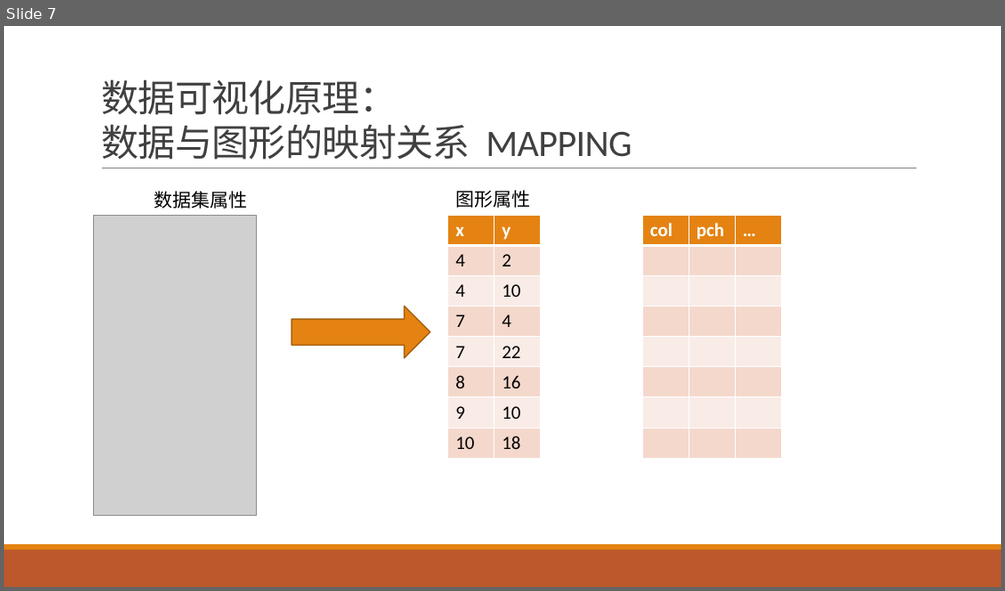
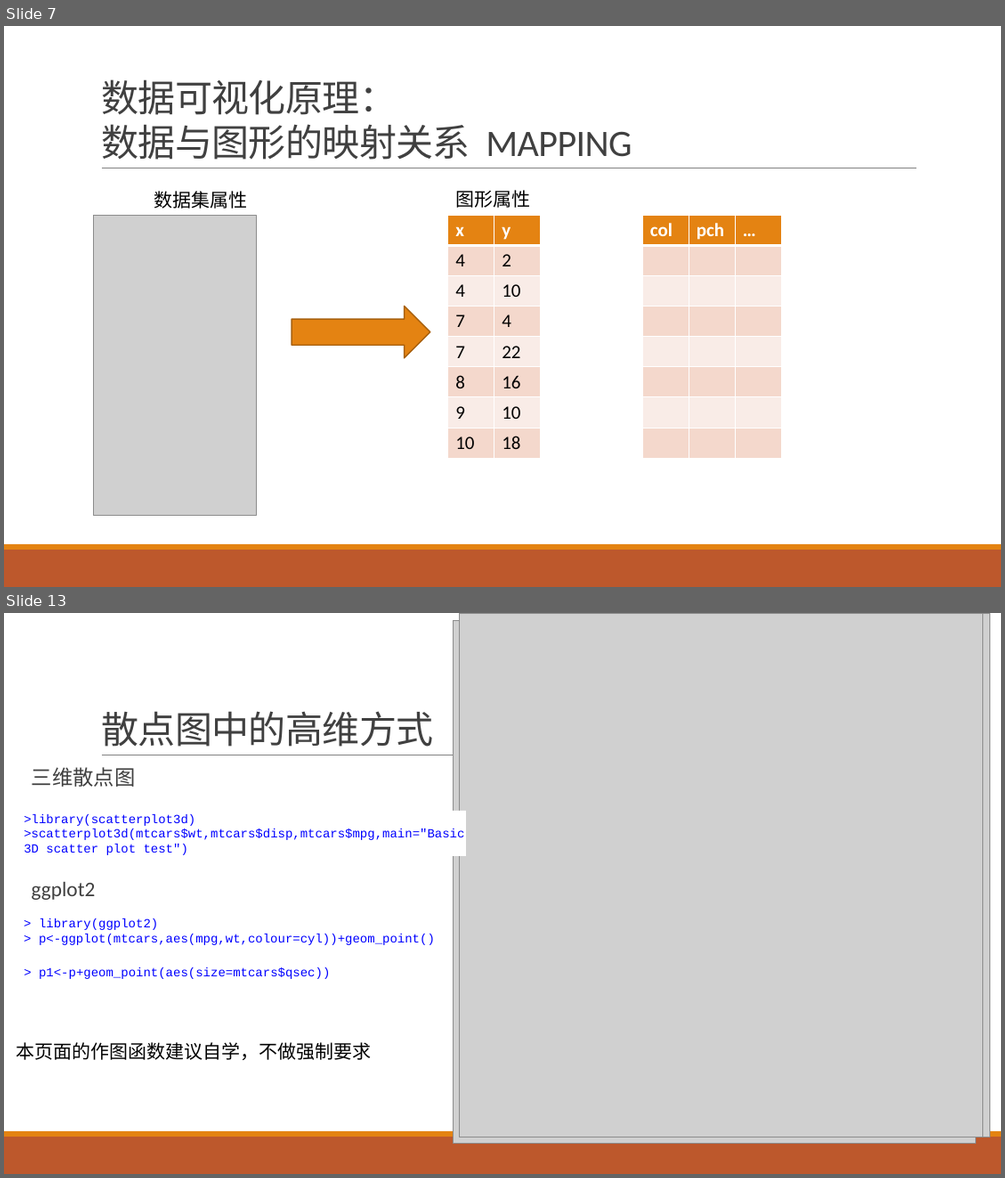
Before and after one commit to exoplanetX/DataAnalytics, a slide deck: 数据分析-5-数据可视化.pptx. Shown one above the other, each under a label of ours: slide 7 before the commit, slides 7 and 13 after it; the slides between them are not shown. The pictures are 1005x591 and 1005x1178 pixels, drawn with LibreOffice and Linux fonts; fonts in the diff are those of the drawing; grey boxes stand for pictures. Boxes give left, top, right and bottom in pixels: in the first picture for what was removed or moved away, otherwise in the second. Text is boxed around its words. In the diff, an @@ line names an element or a change of style, - is before the commit and + after.

```diff
--- a/数据分析-5-数据可视化.pptx
+++ b/数据分析-5-数据可视化.pptx
@@ slide 13 added at (4,613,1001,1174), background #FFFFFF; not listed: 3 template elements that a slide beside it also shows @@
@@ picture added at (453,620,976,1143) @@
@@ picture added at (460,613,983,1136) @@
@@ picture added at (466,613,989,1136) @@
@@ title added at (101,711,433,747), 36 pt, text #404040 @@
+散点图中的高维方式
@@ text added at (32,767,136,900), 20 pt, text #404040 @@
+  三维散点图
+  ggplot2
@@ text added at (24,814,464,855), 12 pt, text #0000FF @@
+>library(scatterplot3d)
+>scatterplot3d(mtcars$wt,mtcars$disp,mtcars$mpg,main="Basic 3D scatter plot test")
@@ text added at (39,918,435,945), 12 pt, text #0000FF @@
+> library(ggplot2)
+> p<-ggplot(mtcars,aes(mpg,wt,colour=cyl))+geom_point()
@@ rectangle added at (24,964,336,979), fill #FFFFFF, 12 pt, text #0000FF @@
+> p1<-p+geom_point(aes(size=mtcars$qsec))
@@ text added at (16,1042,372,1060), 18 pt, text #000000 @@
+本页面的作图函数建议自学，不做强制要求
```
Also in this commit, not shown: 9 slides changed, 3 other slides added, 3 slides removed, 1 other file.
